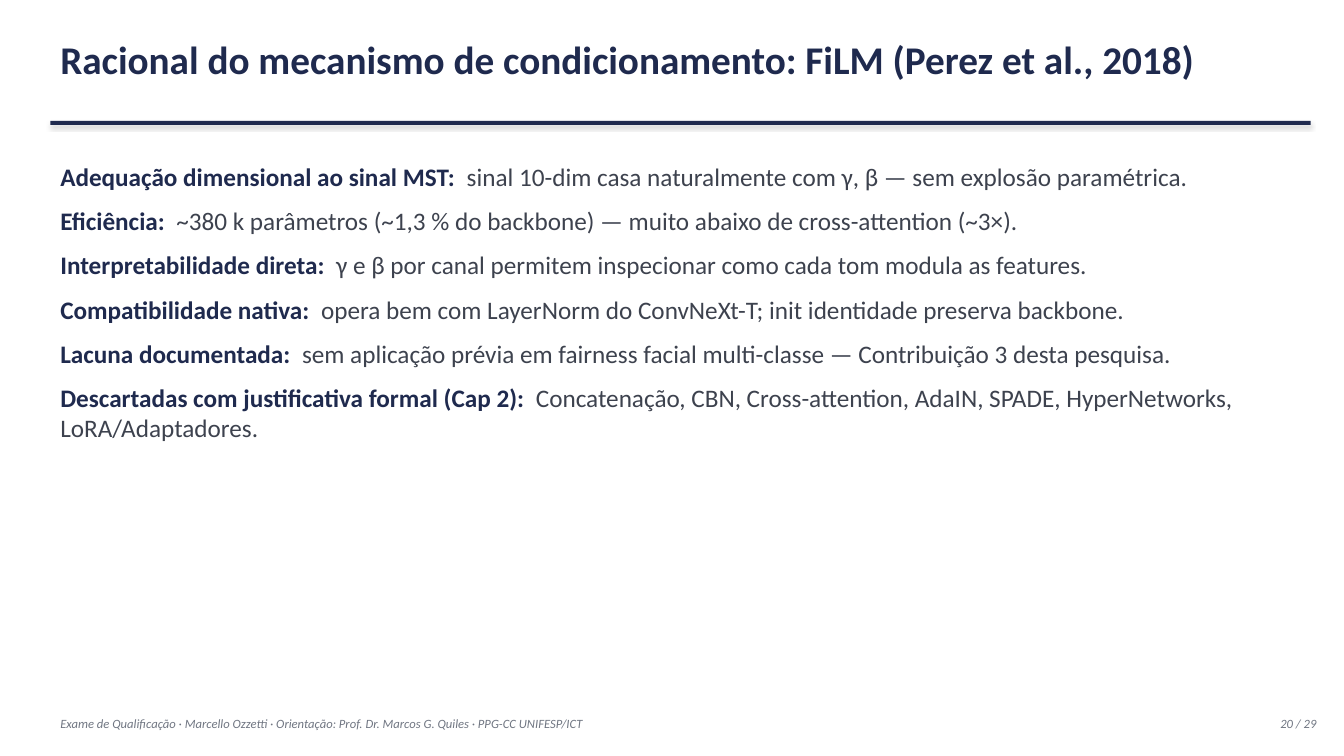
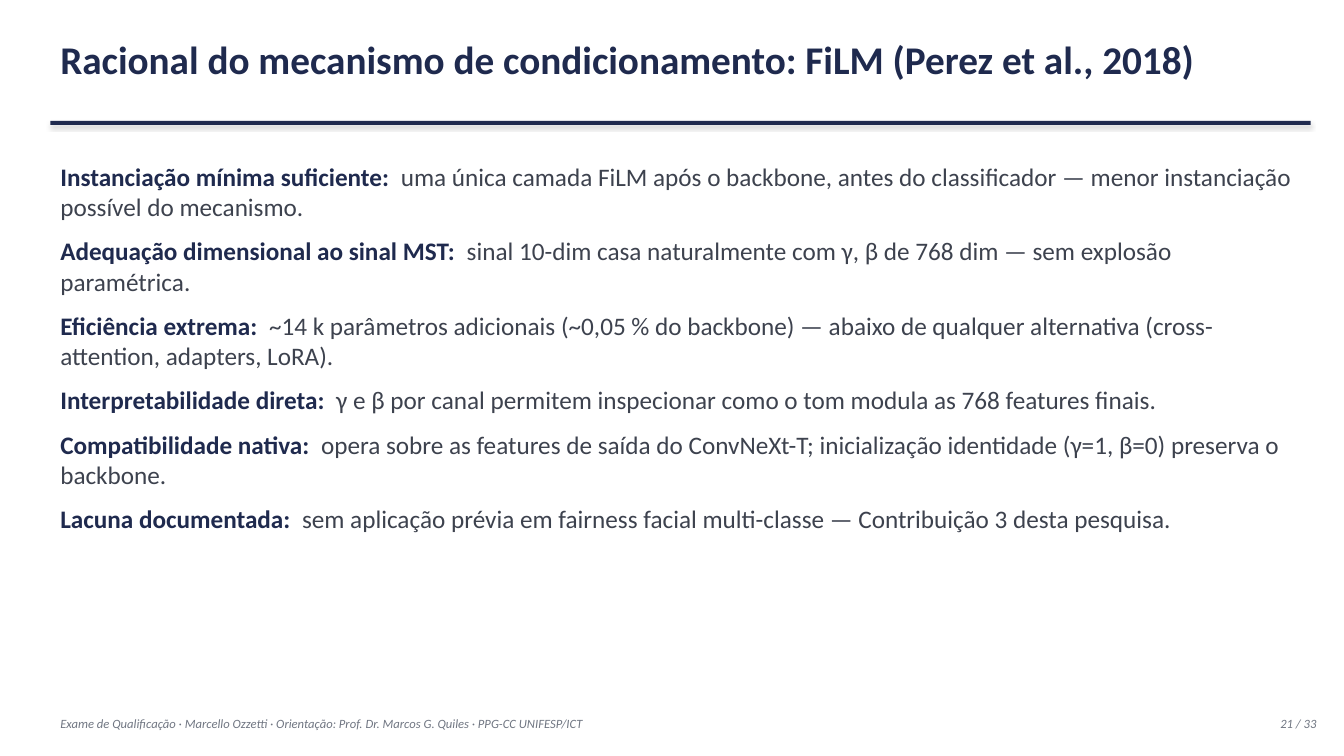
Before and after one commit to marcellozzetti/Facial-Recognition-Models-Mitigating-Bias, a slide deck: slide 21 of docs/ativo/material_qualificacao_2026-10-05.pptx (slide 20 before the commit). Drawn at 1344x756 pixels with LibreOffice and Linux fonts; fonts in the diff are those of the drawing. Boxes give left, top, right and bottom in pixels: in the first picture for what was removed or moved away, otherwise in the second. Text is boxed around its words. In the diff, an @@ line names an element or a change of style, - is before the commit and + after.

```diff
--- a/docs/ativo/material_qualificacao_2026-10-05.pptx
+++ b/docs/ativo/material_qualificacao_2026-10-05.pptx
@@ text at <box>60,168,1290,484</box>: text changed @@
-Adequação dimensional ao sinal MST: sinal 10-dim casa naturalmente com γ, β — sem explosão paramétrica.
-Eficiência: ~380 k parâmetros (~1,3 % do backbone) — muito abaixo de cross-attention (~3×).
-Interpretabilidade direta: γ e β por canal permitem inspecionar como cada tom modula as features.
-Compatibilidade nativa: opera bem com LayerNorm do ConvNeXt-T; init identidade preserva backbone.
+Instanciação mínima suficiente: uma única camada FiLM após o backbone, antes do classificador — menor instanciação possível do mecanismo.
+Adequação dimensional ao sinal MST: sinal 10-dim casa naturalmente com γ, β de 768 dim — sem explosão paramétrica.
+Eficiência extrema: ~14 k parâmetros adicionais (~0,05 % do backbone) — abaixo de qualquer alternativa (cross-attention, adapters, LoRA).
+Interpretabilidade direta: γ e β por canal permitem inspecionar como o tom modula as 768 features finais.
+Compatibilidade nativa: opera sobre as features de saída do ConvNeXt-T; inicialização identidade (γ=1, β=0) preserva o backbone.
@@ text at <box>60,388,1232,441</box>: paragraph removed @@
-Descartadas com justificativa formal (Cap 2): Concatenação, CBN, Cross-attention, AdaIN, SPADE, HyperNetworks, LoRA/Adaptadores.
@@ text at <box>1280,720,1317,728</box>: text changed @@
-20 / 29
+21 / 33
```
Also in this commit, not shown: 26 other slides changed, 4 slides added, 4 other files.
